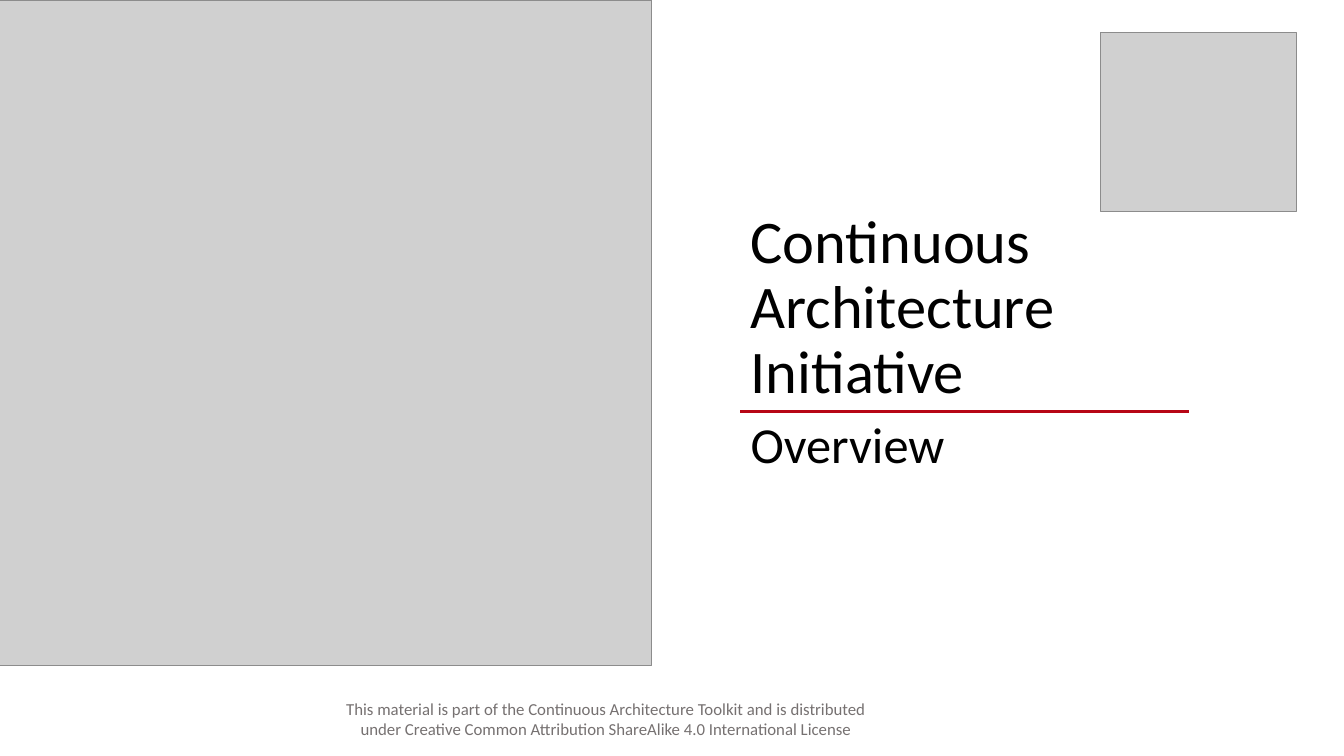
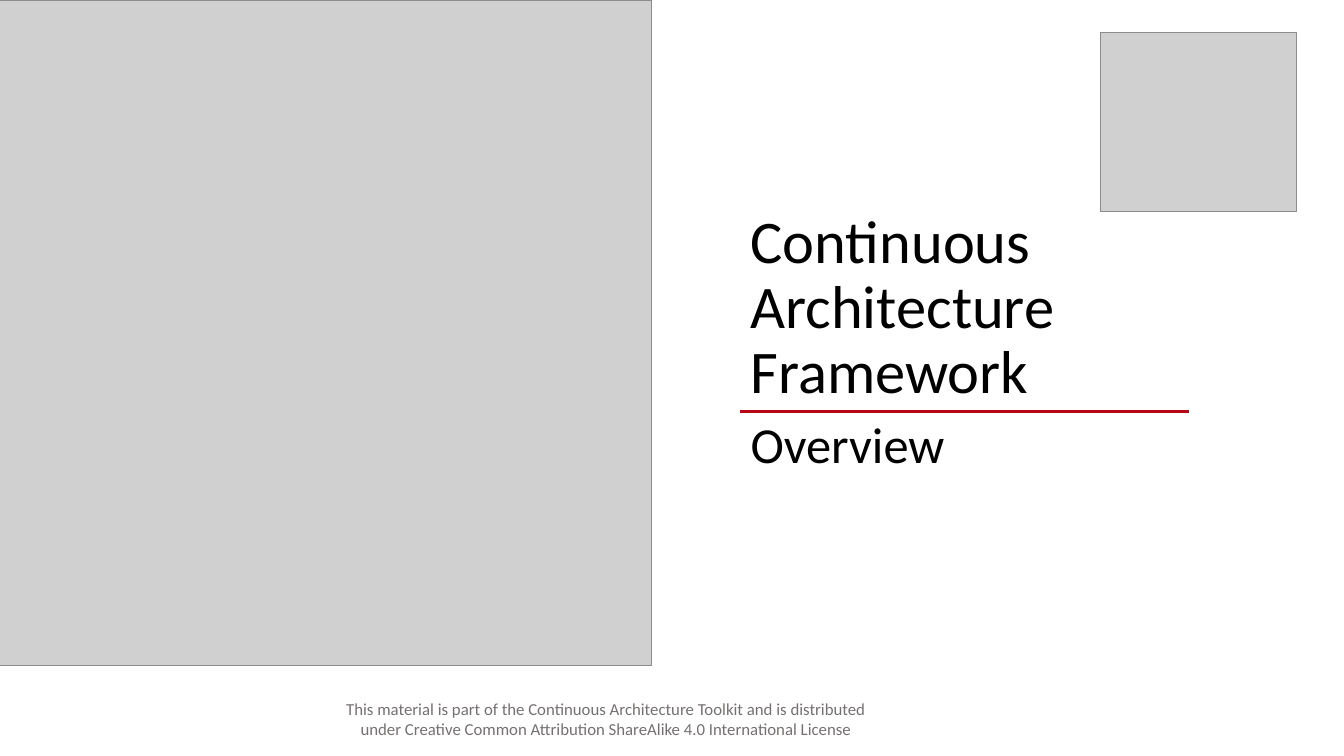
Before and after one commit to michelin/Continuous-Architecture-Toolkit, a slide deck: slide 1 of docs/methods/Continuous Architecture Framework v0.3.pptx. Drawn at 1344x756 pixels with LibreOffice and Linux fonts; fonts in the diff are those of the drawing; grey boxes stand for pictures; background and template pictures are left out. Boxes give left, top, right and bottom in pixels: in the first picture for what was removed or moved away, otherwise in the second. Text is boxed around its words. In the diff, an @@ line names an element or a change of style, - is before the commit and + after.

Commit message:
Continuous Architecture Framework update

```diff
--- a/docs/methods/Continuous Architecture Framework v0.3.pptx
+++ b/docs/methods/Continuous Architecture Framework v0.3.pptx
@@ title at <box>751,221,1055,394</box>: text changed @@
-Continuous Architecture Initiative
+Continuous Architecture Framework
```
